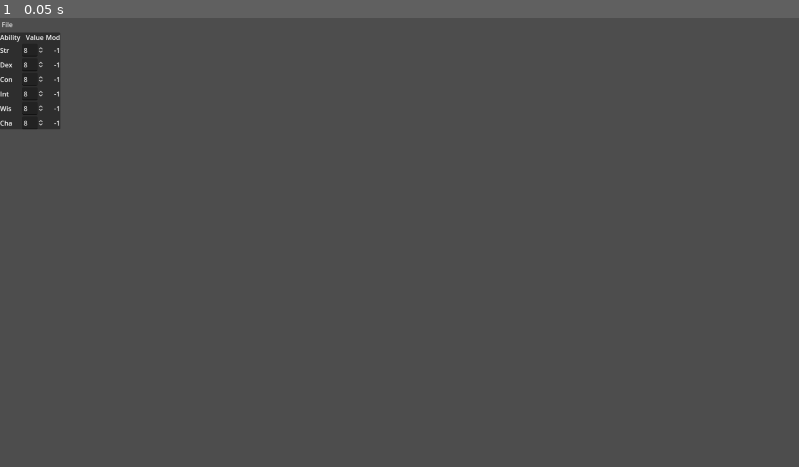
Above: before the commit, frame 1.
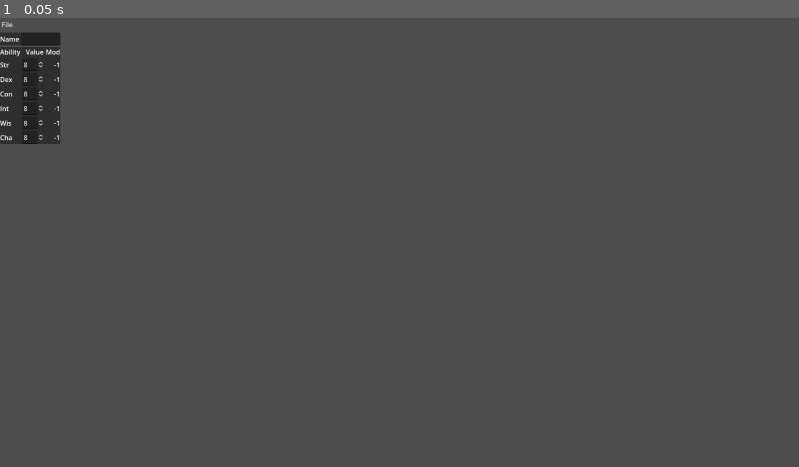
Above: after the commit, the same moment.

Repository: Nugoo/character-sheet
Game: Godot game, scene res://character_sheet.tscn
Two runs of this game, one before a commit and one after it. Both use one fixed random seed, a clock stepped at 60 frames per second and the inputs below.
Inputs:
- Up to frame 1 (0.05 s): no input

The runs differ from the first frame. In frame 1, 0.4% of the frame differs, in the area x 0-8%, y 3-29%.

Commit message:
closes #7

Diff:
--- a/abilities_container.gd
+++ b/abilities_container.gd
@@ -9,7 +9,7 @@
 		add_ability(ability)
 
 func get_character_data() -> CharacterData:
-	return $"/root/CharacterSheet".data
+	return $/root/CharacterSheet.data
 
 func refresh() -> void:
 	for ability in get_character_data().get_abilities():
--- a/character_data.gd
+++ b/character_data.gd
@@ -1,6 +1,8 @@
 @tool
 class_name CharacterData
 extends Resource
+
+@export var Name : String = ""
 
 @export var Str : Ability = Ability.new("Str", 8)
 @export var Dex : Ability = Ability.new("Dex", 8)
@@ -9,5 +11,7 @@
 @export var Wis : Ability = Ability.new("Wis", 8)
 @export var Cha : Ability = Ability.new("Cha", 8)
 
+var path : String = ""
+
 func get_abilities() -> Array[Ability]:
 	return [Str, Dex, Con, Int, Wis, Cha]
--- a/character_data_loader.gd
+++ b/character_data_loader.gd
@@ -27,10 +27,15 @@
 		var section_buf : PackedByteArray = file.get_buffer(section_size)
 
 		match section_name:
+			"name":
+				load_name(section_buf, character_data)
 			"abilities":
 				load_abilities(section_buf, character_data)
 
 	return character_data
+
+func load_name(buf : PackedByteArray, character_data : CharacterData) -> void:
+	character_data.Name = buf.get_string_from_utf8()
 
 func load_abilities(buf : PackedByteArray, character_data : CharacterData) -> void:
 	var ability_index : int = 0
--- a/character_data_saver.gd
+++ b/character_data_saver.gd
@@ -13,18 +13,23 @@
 
 	var character_data : CharacterData = resource as CharacterData
 
+	var name_buf : PackedByteArray = character_data.Name.to_utf8_buffer()
+	var name_size : int = name_buf.size()
 	var ability_buf : PackedByteArray = save_abilities(character_data)
-	var ability_size : int = len(ability_buf)
+	var ability_size : int = ability_buf.size()
 
 	# Save file is prefixed with a csv line, of the format:
 	# "<section-1-name>,<section-1-size>,<section-2-name>,<section-2-size>,..."
 	var toc : PackedStringArray = PackedStringArray()
+	toc.push_back("name")
+	toc.push_back(str(name_size))
 	toc.push_back("abilities")
 	toc.push_back(str(ability_size))
 
 	# Save to file
 	var file : FileAccess = FileAccess.open(path, FileAccess.WRITE)
 	file.store_csv_line(toc)
+	file.store_buffer(name_buf)
 	file.store_buffer(ability_buf)
 
 func save_abilities(character_data : CharacterData) -> PackedByteArray:
--- a/character_sheet.gd
+++ b/character_sheet.gd
@@ -12,18 +12,24 @@
 	$OpenFileDialog.popup()
 
 func file_save_as() -> void:
+	if data.path != "":
+		$SaveFileDialog.current_path = data.path
+	else:
+		$SaveFileDialog.current_path = data.Name.to_lower() + ".char"
+
 	$SaveFileDialog.popup()
 
 func open(path : String) -> void:
 	print("Opening "+path)
 	data = load(path)
-	print(str(data.Str))
+	data.path = path
 	refresh()
 
 func save(path : String) -> void:
 	if path.get_extension() != "char":
 		path += ".char"
 
+	data.path = path
 	print("Saving to "+path)
 	var err = ResourceSaver.save(data, path)
 	if err != OK:
@@ -33,4 +39,5 @@
 	print("Drawing root")
 
 func refresh() -> void:
+	get_window().title = data.Name
 	get_tree().call_group("character_view", "refresh")
--- a/character_sheet.tscn
+++ b/character_sheet.tscn
@@ -1,7 +1,8 @@
-[gd_scene load_steps=5 format=3 uid="uid://bsty3aubtj0mp"]
+[gd_scene load_steps=6 format=3 uid="uid://bsty3aubtj0mp"]
 
 [ext_resource type="Script" path="res://character_sheet.gd" id="1_4d8gd"]
 [ext_resource type="Script" path="res://File.gd" id="2_44cnw"]
+[ext_resource type="Script" path="res://name_panel_container.gd" id="3_prm6w"]
 [ext_resource type="Script" path="res://abilities_container.gd" id="5_b2swr"]
 
 [sub_resource type="Theme" id="Theme_xhuxv"]
@@ -31,6 +32,21 @@
 item_2/id = 2
 script = ExtResource("2_44cnw")
 
+[node name="NamePanelContainer" type="PanelContainer" parent="VBoxContainer"]
+layout_mode = 2
+script = ExtResource("3_prm6w")
+
+[node name="HBoxContainer" type="HBoxContainer" parent="VBoxContainer/NamePanelContainer"]
+layout_mode = 2
+
+[node name="NameLabel" type="Label" parent="VBoxContainer/NamePanelContainer/HBoxContainer"]
+layout_mode = 2
+text = "Name"
+
+[node name="NameTextEdit" type="LineEdit" parent="VBoxContainer/NamePanelContainer/HBoxContainer"]
+layout_mode = 2
+size_flags_horizontal = 3
+
 [node name="PanelContainer" type="PanelContainer" parent="VBoxContainer"]
 layout_mode = 2
 
@@ -57,5 +73,6 @@
 use_native_dialog = true
 
 [connection signal="index_pressed" from="VBoxContainer/MenuBar/File" to="VBoxContainer/MenuBar/File" method="_on_index_pressed"]
+[connection signal="text_submitted" from="VBoxContainer/NamePanelContainer/HBoxContainer/NameTextEdit" to="VBoxContainer/NamePanelContainer" method="_on_name_text_edit_text_submitted"]
 [connection signal="file_selected" from="OpenFileDialog" to="." method="_on_open_file_dialog_file_selected"]
 [connection signal="file_selected" from="SaveFileDialog" to="." method="_on_save_file_dialog_file_selected"]
--- /dev/null
+++ b/name_panel_container.gd
@@ -0,0 +1,15 @@
+extends PanelContainer
+
+func _ready() -> void:
+	add_to_group("character_view")
+	$HBoxContainer/NameTextEdit.text = get_character_data().Name
+
+func get_character_data() -> CharacterData:
+	return $"/root/CharacterSheet".data
+
+func refresh() -> void:
+	$HBoxContainer/NameTextEdit.text = get_character_data().Name
+
+func _on_name_text_edit_text_submitted(new_text):
+	get_character_data().Name = new_text
+	$/root/CharacterSheet.refresh()
